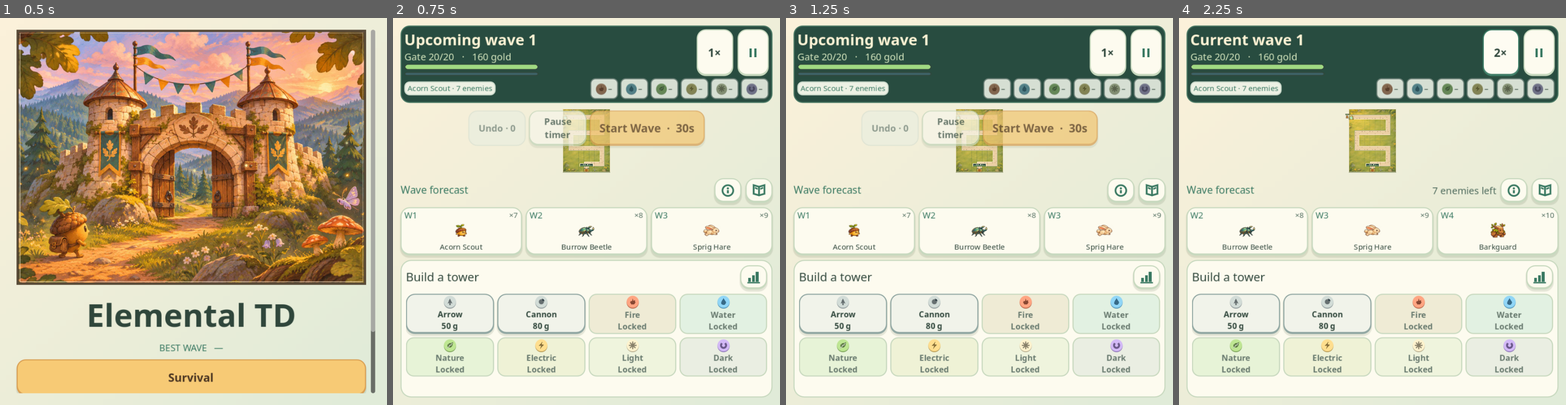
Above: before the commit, frames 1-4 (left to right).
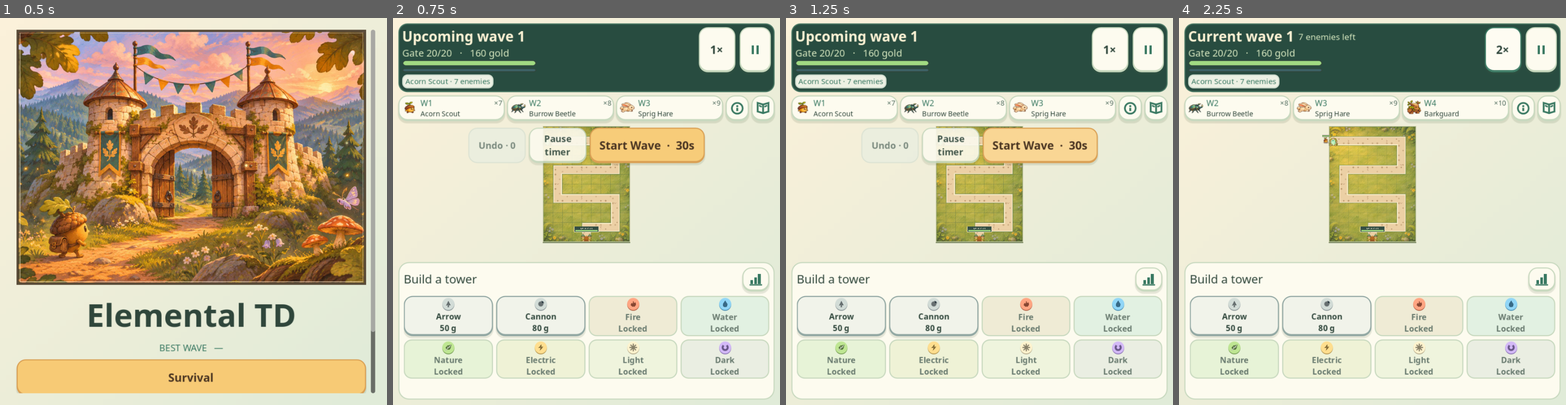
Above: after the commit, the same moments.

Repository: Fiskerik/fusionTD
Game: Godot game, scene res://scenes/main_menu.tscn
Same seed, same stepped clock (60 frames per second), same inputs: the game is played once before the commit and once after it.
Inputs:
- Up to frame 1 (0.5 s): no input
- Up to frame 2 (0.75 s): click "Survival" at 0.5 s
- Up to frame 3 (1.25 s): no input
- Up to frame 4 (2.25 s): click "Start Wave · 30s" at 1.25 s; click "1×" at 2 s

Frame 1 is identical in both runs. In frame 2, 28% of the frame differs, in the area x 1-99%, y 1-99%; in frame 3, 28%; in frame 4, 26%.

Commit message:
Compact upcoming wave cards and polish mobile HUD

Diff:
--- a/data/strings_en.json
+++ b/data/strings_en.json
@@ -138,7 +138,6 @@
   "entrance": "ENTRANCE",
   "gate": "GREENMARCH GATE",
   "gate_meter": "GATE %d/%d",
-  "next_waves": "Wave forecast",
   "status_help": "Status effects",
   "legend": "Legend",
   "legend_towers": "Towers",
--- a/scripts/ui/game_screen.gd
+++ b/scripts/ui/game_screen.gd
@@ -21,6 +21,7 @@
 var inspector_scroll: ScrollContainer
 var inspector_portrait: UIKit.TowerPortrait
 var tower_metrics: Label
+var tower_stats: HFlowContainer
 var tower_composition: HBoxContainer
 var tower_effects: HBoxContainer
 var tower_history: Label
@@ -125,8 +126,8 @@
 	overlay_type = ""
 	overview = null
 	UIKit.screen_background(self)
-	var margin: MarginContainer = UIKit.screen_margin(self, 14)
-	var stack: VBoxContainer = UIKit.column(8)
+	var margin: MarginContainer = UIKit.screen_margin(self, 10)
+	var stack: VBoxContainer = UIKit.column(6)
 	margin.add_child(stack)
 	var hud := PanelContainer.new()
 	hud.add_theme_stylebox_override("panel", UIKit.style(Color("#284c40"), Color("#487763"), 16, 7))
@@ -138,8 +139,12 @@
 	var heading: VBoxContainer = UIKit.column(0)
 	heading.size_flags_horizontal = Control.SIZE_EXPAND_FILL
 	header.add_child(heading)
-	wave_label = UIKit.label("", 28, Color("#fff4d6"))
-	heading.add_child(wave_label)
+	var wave_heading: HBoxContainer = UIKit.row(8)
+	heading.add_child(wave_heading)
+	wave_label = UIKit.label("", 26, Color("#fff4d6"))
+	wave_heading.add_child(wave_label)
+	combat_status = UIKit.label("", 16, Color("#d6e7bf"))
+	wave_heading.add_child(combat_status)
 	stats = UIKit.label("", 18, Color("#d6e7bf"))
 	heading.add_child(stats)
 	var meters: VBoxContainer = UIKit.column(3)
@@ -181,6 +186,19 @@
 	element_status = UIKit.row(4)
 	ribbon.add_child(element_status)
 
+	var forecast: HBoxContainer = UIKit.row(5)
+	stack.add_child(forecast)
+	preview_row = UIKit.row(4)
+	preview_row.size_flags_horizontal = Control.SIZE_EXPAND_FILL
+	forecast.add_child(preview_row)
+	var status_help: Button = UIKit.icon_button("info", DataDB.text("status_help"), _show_status_help, 46)
+	status_help.custom_minimum_size.x = 43
+	forecast.add_child(status_help)
+	var legend_button: Button = UIKit.icon_button("book", DataDB.text("legend"), _open_legend, 46)
+	legend_button.custom_minimum_size.x = 43
+	legend_button.tooltip_text = "Tower overview"
+	forecast.add_child(legend_button)
+
 	var play_area := Control.new()
 	play_area.size_flags_vertical = Control.SIZE_EXPAND_FILL
 	play_area.mouse_filter = Control.MOUSE_FILTER_IGNORE
@@ -198,27 +216,16 @@
 	play.add_child(field)
 	field.gate_on_top = bool(profile.get("gate_on_top", false))
 
-	var dock: VBoxContainer = UIKit.column(8)
+	var dock: VBoxContainer = UIKit.column(4)
 	if wide:
 		dock.custom_minimum_size.x = clampf(size.x * .33, 365, 520)
 		dock.alignment = BoxContainer.ALIGNMENT_CENTER
 	play.add_child(dock)
-	var forecast_heading: HBoxContainer = UIKit.row(8)
-	dock.add_child(forecast_heading)
-	status = UIKit.label("", 19, UIKit.MINT)
-	status.custom_minimum_size.y = 29
+	status = UIKit.label("", 16, UIKit.MINT)
+	status.custom_minimum_size.y = 20
 	status.size_flags_horizontal = Control.SIZE_EXPAND_FILL
 	status.text_overrun_behavior = TextServer.OVERRUN_TRIM_ELLIPSIS
-	forecast_heading.add_child(status)
-	combat_status = UIKit.label("", 18, UIKit.MUTED)
-	forecast_heading.add_child(combat_status)
-	var status_help: Button = UIKit.icon_button("info", DataDB.text("status_help"), _show_status_help, 46)
-	forecast_heading.add_child(status_help)
-	var legend_button: Button = UIKit.icon_button("book", DataDB.text("legend"), _open_legend, 46)
-	legend_button.tooltip_text = "Tower overview"
-	forecast_heading.add_child(legend_button)
-	preview_row = UIKit.row(7)
-	dock.add_child(preview_row)
+	dock.add_child(status)
 	inspector_panel = PanelContainer.new()
 	inspector_panel.add_theme_stylebox_override("panel", UIKit.style(UIKit.SURFACE, UIKit.BORDER, 19, 10))
 	inspector_panel.custom_minimum_size.y = 256
@@ -259,6 +266,9 @@
 	tower_metrics = UIKit.label("", 18, UIKit.MINT)
 	tower_metrics.text_overrun_behavior = TextServer.OVERRUN_TRIM_ELLIPSIS
 	inspector_content.add_child(tower_metrics)
+	tower_stats = HFlowContainer.new()
+	tower_stats.add_theme_constant_override("h_separation", 14)
+	inspector_content.add_child(tower_stats)
 	tower_effects = UIKit.row(4)
 	tower_effects.mouse_filter = Control.MOUSE_FILTER_STOP
 	inspector_content.add_child(tower_effects)
@@ -296,7 +306,6 @@
 
 	round_controls = UIKit.row(6)
 	round_controls.mouse_filter = Control.MOUSE_FILTER_IGNORE
-	round_controls.modulate.a = .70
 	play_area.add_child(round_controls)
 	round_controls.set_anchors_and_offsets_preset(Control.PRESET_CENTER_TOP)
 	round_controls.offset_left = -220
@@ -416,6 +425,7 @@
 	round_controls.visible = building
 	if building:
 		var undo: Button = UIKit.button(DataDB.text("undo") % sim.undo_stack.size(), _apply.bind({"type": "undo"}), false, 54)
+		undo.modulate.a = .84
 		undo.add_theme_font_size_override("font_size", 17)
 		undo.disabled = sim.undo_stack.is_empty()
 		undo.tooltip_text = sim.describe({"type": "undo"}).reason
@@ -423,6 +433,7 @@
 		var choose: bool = sim.state.selection_pending
 		if not choose and sim.state.trial.is_empty():
 			timer_button = UIKit.button("", _toggle_timer, false, 54)
+			timer_button.modulate.a = .90
 			timer_button.name = "WaveTimer"
 			timer_button.toggle_mode = true
 			timer_button.tooltip_text = "Hold the countdown while you build. Start Wave still works."
@@ -433,6 +444,11 @@
 		start_button = UIKit.button(DataDB.text(start_key), action, true, 54)
 		start_button.size_flags_stretch_ratio = 2.0
 		round_controls.add_child(start_button)
+		var style: StyleBoxFlat = start_button.get_theme_stylebox("normal")
+		var pulse: Tween = start_button.create_tween().set_loops()
+		pulse.tween_property(style, "bg_color", UIKit.GOLD.lerp(Color.WHITE, .24), .8).set_trans(Tween.TRANS_SINE)
+		pulse.tween_property(style, "bg_color", UIKit.GOLD, .8).set_trans(Tween.TRANS_SINE)
+		pulse.tween_interval(.5)
 		_update_countdown()
 	_update_hud(true)
 	_render_wave_heading()
@@ -462,7 +478,7 @@
 	var life_color: Color = UIKit.gate_fill(life_bar.value / life_bar.max_value)
 	if fill.bg_color != life_color:
 		fill.bg_color = life_color
-	status.text = DataDB.text("next_waves") if message.is_empty() else message
+	status.text = message
 	combat_status.visible = sim.state.phase == "wave"
 	if combat_status.visible:
 		var remaining: int = sim.state.mobs.size() + sim.state.spawn_queue.size()
@@ -494,22 +510,22 @@
 	UIKit.clear(element_status)
 	for element: String in DataDB.ELEMENTS:
 		var tier: int = int(sim.state.tiers[element])
+		if tier == 0:
+			continue
 		var button: Button = UIKit.button("", _select_legend_element.bind(element), false, 39)
 		button.name = "Tier" + element.capitalize()
 		button.custom_minimum_size.x = 52
 		button.size_flags_horizontal = Control.SIZE_FILL
-		var tint: Color = Glyphs.hue(element) if tier > 0 else Color("#8eaa9e")
+		var tint: Color = Glyphs.hue(element)
 		button.add_theme_stylebox_override("normal", UIKit.style(tint.lerp(UIKit.SURFACE, .65), tint.darkened(.26), 9, 3))
-		button.tooltip_text = "%s · %s" % [element.capitalize(), "Locked" if tier == 0 else "Tier " + TowerRules.roman(tier)]
+		button.tooltip_text = "%s · Tier %s" % [element.capitalize(), TowerRules.roman(tier)]
 		var content: HBoxContainer = UIKit.row(2)
 		content.set_anchors_and_offsets_preset(Control.PRESET_FULL_RECT)
 		content.alignment = BoxContainer.ALIGNMENT_CENTER
 		content.mouse_filter = Control.MOUSE_FILTER_IGNORE
 		var badge: Control = UIKit.badge(element, 21)
-		if tier == 0:
-			badge.modulate = Color("#81968aaa")
 		content.add_child(badge)
-		content.add_child(UIKit.label("–" if tier == 0 else TowerRules.roman(tier), 15, UIKit.INK))
+		content.add_child(UIKit.label(TowerRules.roman(tier), 15, UIKit.INK))
 		button.add_child(content)
 		element_status.add_child(button)
 
@@ -562,10 +578,10 @@
 	var bonus: bool = not sim.state.trial.is_empty()
 	if bonus:
 		var chip: Button = UIKit.button(DataDB.text("bonus_chip") % TowerRules.roman(sim.state.trial.tier),
-			_show_preview.bind(int(sim.state.wave), true), false, 74)
-		chip.add_theme_font_size_override("font_size", 18)
+			_show_preview.bind(int(sim.state.wave), true), false, 48)
+		chip.add_theme_font_size_override("font_size", 16)
 		UIKit.element_button(chip, sim.state.trial.element)
-		UIKit.forecast_icons(chip, PackedStringArray([sim.state.trial.element]))
+		chip.tooltip_text = StatusInfo.enemy_name(sim.preview(int(sim.state.wave)).spirit)
 		preview_row.add_child(chip)
 	var first: int = int(sim.state.wave) + (1 if sim.state.phase == "wave" and not bonus else 0)
 	for wave: int in range(first, first + (2 if bonus else 3)):
@@ -581,7 +597,7 @@
 			if group.props.has("phasing") and not icons.has("phasing"):
 				icons.append("phasing")
 				descriptions.append(StatusInfo.title("phasing"))
-		var chip: Button = UIKit.button("", _show_preview.bind(wave), false, 90)
+		var chip: Button = UIKit.button("", _show_preview.bind(wave), false, 48)
 		UIKit.creature_forecast(chip, preview.groups[0], wave, total, icons, preview.bosses)
 		if not descriptions.is_empty():
 			chip.tooltip_text += " · " + " / ".join(descriptions)
@@ -591,6 +607,8 @@
 	inspector_scroll.scroll_vertical = 0
 	UIKit.clear(site_actions)
 	UIKit.clear(tower_composition)
+	UIKit.clear(tower_stats)
+	tower_stats.hide()
 	UIKit.clear(tower_effects)
 	UIKit.clear(tower_comparison)
 	tower_comparison.hide()
@@ -614,7 +632,7 @@
 		upgrade_slot = ""
 	detail_button.tooltip_text = "Tower details"
 	detail_button.visible = not tower.is_empty()
-	tower_metrics.visible = not tower.is_empty()
+	tower_metrics.hide()
 	tower_effects.visible = not tower.is_empty()
 	if tower.is_empty():
 		if not catalog_build.is_empty():
@@ -633,7 +651,8 @@
 		var tier: int = TowerRules.infusion_tier(tower.level, sim.state.tiers[tower.infusion])
 		tower_composition.add_child(UIKit.label(TowerRules.roman(tier), 15, UIKit.MUTED))
 	tower_composition.show()
-	tower_metrics.text = TowerInspector.metrics(tower, sim.spirit_victories())
+	TowerInspector.fill_metrics(tower_stats, tower, sim.spirit_victories())
+	tower_stats.show()
 	tower_history.show()
 	_update_tower_history()
 	_add_tower_effects(tower_effects, tower)
@@ -644,7 +663,9 @@
 		upgrade_slot = ""
 	_render_tower_toolbar(tower, upgrade, quote)
 	if not move_origin.is_empty():
+		tower_stats.hide()
 		tower_metrics.text = "Tap a highlighted tile · %d gold" % Economy.move_fee(tower.invested)
+		tower_metrics.show()
 		site_actions.hide()
 		return
 	if not upgrade_slot.is_empty():
@@ -1368,7 +1389,9 @@
 	body.add_child(UIKit.composition(tower, 29))
 	body.add_child(UIKit.label(TowerInspector.history(tower), 17, UIKit.MINT, true))
 	var profile_data: Dictionary = TowerRules.trait_profile(tower, sim.state.tiers)
-	body.add_child(UIKit.label(TowerInspector.metrics(tower, sim.spirit_victories()), 20, UIKit.MINT, true))
+	var stat_row := HFlowContainer.new()
+	body.add_child(stat_row)
+	TowerInspector.fill_metrics(stat_row, tower, sim.spirit_victories(), 20, UIKit.MINT, true)
 	var boost: float = TowerRules.spirit_multiplier(tower, sim.spirit_victories()) - 1.0
 	if boost > 0.0:
 		body.add_child(UIKit.label("Spirit victories   ·   +%s damage" % TowerInspector.percent(boost), 17, UIKit.UPGRADE))
@@ -1401,6 +1424,7 @@
 
 func _render_upgrade(tower: Dictionary) -> void:
 	tower_metrics.hide()
+	tower_stats.hide()
 	tower_effects.hide()
 	tower_composition.hide()
 	tower_history.hide()
@@ -1437,16 +1461,9 @@
 		column.add_child(UIKit.portrait(tower, 44))
 		column.add_child(UIKit.composition(tower, 20, false))
 
-	var profile_data: Dictionary = TowerRules.attack_profile(tower, sim.spirit_victories())
-	var reach: String = DataDB.text("whole_map") if is_inf(float(profile_data.range)) else TowerInspector.number(profile_data.range)
-	var damage: String = "Dmg %s   ·   %s/s" % [TowerInspector.number(profile_data.damage), TowerInspector.number(profile_data.rate)]
-	if float(profile_data.rate) == 0.0:
-		damage = "Support aura"
-	column.add_child(UIKit.label(damage, font_size, heading, true))
-	var coverage: String = "Range " + reach
-	if float(profile_data.splash) > 0.0:
-		coverage += "   ·   Splash " + TowerInspector.number(profile_data.splash)
-	column.add_child(UIKit.label(coverage, font_size, UIKit.MUTED, true))
+	var stat_row := HFlowContainer.new()
+	column.add_child(stat_row)
+	TowerInspector.fill_metrics(stat_row, tower, sim.spirit_victories(), font_size, heading, true)
 	if fusion:
 		var profile_traits: Dictionary = TowerRules.trait_profile(tower, sim.state.tiers)
 		column.add_child(UIKit.label(TowerInspector.damage_type(tower, profile_traits), font_size, UIKit.MINT, true))
--- a/scripts/ui/tower_inspector.gd
+++ b/scripts/ui/tower_inspector.gd
@@ -1,12 +1,18 @@
 class_name TowerInspector
 extends RefCounted
 
-static func metrics(tower: Dictionary, victories: Dictionary = {}) -> String:
+static func fill_metrics(row: Container, tower: Dictionary, victories: Dictionary, font_size: int = 17,
+		tint: Color = UIKit.MINT, show_splash: bool = false) -> void:
 	var attack: Dictionary = TowerRules.attack_profile(tower, victories)
-	if float(attack.rate) == 0.0:
-		return "Support · %s tile radius" % number(attack.range)
+	var attacking: bool = float(attack.rate) > 0.0
+	if attacking:
+		row.add_child(UIKit.stat_value("damage", number(attack.damage), "Damage per hit", font_size, tint))
 	var reach: String = DataDB.text("whole_map") if is_inf(float(attack.range)) else number(attack.range)
-	return "DMG %s     RANGE %s     %s shots/s" % [number(attack.damage), reach, number(attack.rate)]
+	row.add_child(UIKit.stat_value("range", reach, "Attack range in tiles" if attacking else "Support radius in tiles", font_size, tint))
+	if attacking:
+		row.add_child(UIKit.stat_value("speed", "%s/s" % number(attack.rate), "Attacks per second", font_size, tint))
+	if show_splash and float(attack.splash) > 0.0:
+		row.add_child(UIKit.stat_value("splash", number(attack.splash), "Splash radius in tiles", font_size, tint))
 
 static func damage_type(tower: Dictionary, traits: Dictionary) -> String:
 	if traits.has("adaptive"):
--- a/scripts/ui/tower_overview.gd
+++ b/scripts/ui/tower_overview.gd
@@ -246,7 +246,9 @@
 		var rank_requirement: String = TowerRules.rank_requirement(tower, rank, sim.state.tiers)
 		if rank > 1 and not rank_requirement.is_empty():
 			details.add_child(UIKit.label(rank_requirement, 15, UIKit.WARN, true))
-	details.add_child(UIKit.label(TowerInspector.metrics(tower, sim.spirit_victories()), 16, UIKit.INK, true))
+	var stat_row := HFlowContainer.new()
+	details.add_child(stat_row)
+	TowerInspector.fill_metrics(stat_row, tower, sim.spirit_victories(), 16, UIKit.INK, true)
 	var all_tiers: Dictionary = sim.state.tiers.duplicate()
 	for id: String in DataDB.ELEMENTS:
 		all_tiers[id] = 3
--- a/scripts/ui/ui_kit.gd
+++ b/scripts/ui/ui_kit.gd
@@ -68,7 +68,25 @@
 	func _draw() -> void:
 		var p: Vector2 = size * .5
 		var ink: Color = UIKit.MINT
-		if kind == "pause":
+		if kind == "damage":
+			var blade := PackedVector2Array([p + Vector2(-3, 1), p + Vector2(3, -6),
+				p + Vector2(8, -8), p + Vector2(6, -3), p + Vector2(0, 4)])
+			draw_colored_polygon(blade, ink)
+			draw_line(p + Vector2(-6, -1), p + Vector2(2, 7), ink, 1.7, true)
+			draw_line(p + Vector2(-3, 4), p + Vector2(-7, 8), ink, 2, true)
+		elif kind == "range":
+			draw_arc(p, 6.2, 0, TAU, 22, ink, 1.5, true)
+			for axis: Vector2 in [Vector2.UP, Vector2.DOWN, Vector2.LEFT, Vector2.RIGHT]:
+				draw_line(p + axis * 4.5, p + axis * 8.2, ink, 1.5, true)
+			draw_circle(p, 1.3, ink, true, -1, true)
+		elif kind == "speed":
+			draw_arc(p + Vector2(0, 1), 6.1, 0, TAU, 24, ink, 1.5, true)
+			draw_line(p + Vector2(-2.3, -7.3), p + Vector2(2.3, -7.3), ink, 1.6, true)
+			draw_line(p + Vector2(0, 1), p + Vector2(2.7, -2), ink, 1.5, true)
+		elif kind == "splash":
+			for radius: float in [3.2, 6.0, 8.4]:
+				draw_arc(p + Vector2(0, 4), radius, PI * 1.14, PI * 1.86, 12, ink, 1.4, true)
+		elif kind == "pause":
 			for x: float in [-5.0, 4.0]:
 				draw_rect(Rect2(p + Vector2(x - 1.5,-8), Vector2(4,16)), ink)
 		elif kind == "info":
@@ -86,6 +104,20 @@
 				ink, 2.0, true)
 			for side: float in [-1.0, 1.0]:
 				draw_line(p + Vector2(side * 3,-3), p + Vector2(side * 7,-5), ink, 1.5, true)
+
+static func stat_value(kind: String, value: String, hint: String, font_size: int, tint: Color) -> HBoxContainer:
+	var item: HBoxContainer = row(3)
+	item.name = kind.capitalize()
+	item.tooltip_text = hint
+	var icon := UtilityIcon.new()
+	icon.kind = kind
+	icon.custom_minimum_size = Vector2(19, 19)
+	icon.mouse_filter = Control.MOUSE_FILTER_IGNORE
+	item.add_child(icon)
+	var amount: Label = label(value, font_size, tint)
+	amount.name = "Value"
+	item.add_child(amount)
+	return item
 
 static func icon_button(kind: String, hint: String, callback: Callable, height: int = 45) -> Button:
 	var control: Button = button("", callback, false, height)
@@ -240,37 +272,34 @@
 	return result
 
 static func creature_forecast(button: Button, group: Dictionary, wave: int, total: int, icons: PackedStringArray, bosses: Array) -> void:
-	var card := VBoxContainer.new()
+	var card: HBoxContainer = row(3)
 	card.mouse_filter = Control.MOUSE_FILTER_IGNORE
 	card.set_anchors_and_offsets_preset(Control.PRESET_FULL_RECT)
-	card.offset_left = 7
-	card.offset_right = -7
+	card.offset_left = 5
+	card.offset_right = -5
 	card.offset_top = 4
-	card.offset_bottom = -6
-	card.add_theme_constant_override("separation", 1)
+	card.offset_bottom = -4
 	button.add_child(card)
-	var head: HBoxContainer = row(2)
-	head.mouse_filter = Control.MOUSE_FILTER_IGNORE
-	card.add_child(head)
-	var wave_text: Label = label("W%d" % wave, 16, MINT if bosses.is_empty() else WARN)
-	wave_text.size_flags_horizontal = Control.SIZE_EXPAND_FILL
-	head.add_child(wave_text)
-	head.add_child(label("×%d" % total, 14, MUTED))
-	var body := Control.new()
-	body.mouse_filter = Control.MOUSE_FILTER_IGNORE
-	body.size_flags_vertical = Control.SIZE_EXPAND_FILL
-	card.add_child(body)
 	var pet := ForecastPortrait.new()
 	pet.enemy = group if bosses.is_empty() else bosses[0]
 	pet.texture_filter = CanvasItem.TEXTURE_FILTER_LINEAR_WITH_MIPMAPS
 	pet.mouse_filter = Control.MOUSE_FILTER_IGNORE
-	pet.set_anchors_and_offsets_preset(Control.PRESET_FULL_RECT)
-	body.add_child(pet)
-	var badges: VBoxContainer = column(1)
-	badges.mouse_filter = Control.MOUSE_FILTER_IGNORE
-	body.add_child(badges)
+	pet.custom_minimum_size = Vector2(33, 0)
+	card.add_child(pet)
+	var details: VBoxContainer = column(1)
+	details.mouse_filter = Control.MOUSE_FILTER_IGNORE
+	details.size_flags_horizontal = Control.SIZE_EXPAND_FILL
+	details.alignment = BoxContainer.ALIGNMENT_CENTER
+	card.add_child(details)
+	var head: HBoxContainer = row(2)
+	head.mouse_filter = Control.MOUSE_FILTER_IGNORE
+	details.add_child(head)
+	var wave_text: Label = label("W%d" % wave, 15, MINT if bosses.is_empty() else WARN)
+	wave_text.size_flags_horizontal = Control.SIZE_EXPAND_FILL
+	head.add_child(wave_text)
 	for element: String in icons:
-		badges.add_child(badge(element, 13))
+		head.add_child(badge(element, 12))
+	head.add_child(label("×%d" % total, 13, MUTED))
 	var title: String = StatusInfo.enemy_name(pet.enemy)
 	var description: String = title
 	if bosses.size() == 1:
@@ -281,35 +310,10 @@
 		for boss: Dictionary in bosses:
 			names.append(StatusInfo.enemy_name(boss))
 		description = " / ".join(names)
-	var caption: Label = label(title, 14, INK)
-	caption.horizontal_alignment = HORIZONTAL_ALIGNMENT_CENTER
+	var caption: Label = label(title, 13, INK)
 	caption.text_overrun_behavior = TextServer.OVERRUN_TRIM_ELLIPSIS
-	card.add_child(caption)
+	details.add_child(caption)
 	button.tooltip_text = "Wave %d · %s · %d enemies" % [wave, description, total]
-
-static func forecast_icons(button: Button, icons: PackedStringArray) -> void:
-	if icons.is_empty():
-		return
-	for state: String in ["normal", "hover", "pressed"]:
-		var box: StyleBoxFlat = button.get_theme_stylebox(state).duplicate()
-		box.content_margin_bottom = 29.0
-		box.content_margin_top = 4.0
-		button.add_theme_stylebox_override(state, box)
-	var badges: HBoxContainer = row(2)
-	badges.mouse_filter = Control.MOUSE_FILTER_IGNORE
-	badges.set_anchors_and_offsets_preset(Control.PRESET_CENTER_BOTTOM)
-	var width: float = float(icons.size() * 25 + (icons.size() - 1) * 2)
-	badges.offset_left = -width * .5
-	badges.offset_right = width * .5
-	badges.offset_top = -29
-	badges.offset_bottom = -5
-	for icon: String in icons:
-		var badge := ElementBadge.new()
-		badge.element = icon
-		badge.custom_minimum_size = Vector2(25, 24)
-		badge.mouse_filter = Control.MOUSE_FILTER_IGNORE
-		badges.add_child(badge)
-	button.add_child(badges)
 
 static func gate_fill(ratio: float) -> Color:
 	if ratio <= .25:
--- a/tests/test_ui.gd
+++ b/tests/test_ui.gd
@@ -51,7 +51,9 @@
 	await runner.process_frame
 	check(not game.wide)
 	check(game.round_controls.visible)
-	near(game.round_controls.modulate.a, .70)
+	near(game.start_button.modulate.a * game.round_controls.modulate.a, 1.0)
+	check(game.preview_row.get_global_rect().end.y <= game.field.get_global_rect().position.y)
+	check(game.preview_row.size.y <= 54)
 	var build_board: Rect2 = game.field.get_global_rect()
 	game._site_pressed("s1")
 	game._apply({"type": "build", "slot": "s1", "kind": "arrow"})
@@ -69,7 +71,9 @@
 	check(game.combat_status.size.x > 80, "The combat header uses available width")
 	check(not game.sim.state.mobs.is_empty(), "Live enemies are present in the visible battlefield")
 	check(game.field.aim_by_slot.has("s1"), "Tower aims at an enemy it fired at")
-	check(game.tower_metrics.text.contains("DMG 13") and game.tower_metrics.text.contains("RANGE 3.7"))
+	equal(game.tower_stats.get_node("Damage/Value").text, "13")
+	equal(game.tower_stats.get_node("Range/Value").text, "3.7")
+	equal(game.tower_stats.get_node("Speed/Value").text, "1.2/s")
 	var battlefield_rect: Rect2 = game.field.get_global_rect()
 	var gold_before: int = game.sim.state.gold
 	var original_button: Rect2 = game.upgrade_button.get_global_rect()
@@ -86,9 +90,9 @@
 	for label: Label in game.tower_comparison.find_children("*", "Label", true, false):
 		panel_text.append(label.text)
 	check("Current · Lv 1" in panel_text and "After upgrade · Lv 2" in panel_text)
-	check("Dmg 13" in " ".join(panel_text))
+	check(is_instance_valid(game.tower_comparison.find_child("Damage", true, false)))
 	game._apply({"type": "upgrade", "slot": "s1"})
-	check(game.tower_metrics.text.contains("DMG 20.8"), "The inspector updates after a live upgrade")
+	equal(game.tower_stats.get_node("Damage/Value").text, "20.8", "The inspector updates after a live upgrade")
 	game._site_pressed("s2")
 	check(game.site_actions.get_child_count() > 0, "Build buttons appear on an open tile during combat")
 	await runner.process_frame
@@ -233,9 +237,14 @@
 	check(StatusInfo.description("phasing").contains("2 seconds every 5 seconds"))
 	game._open_legend()
 	equal(game.overlay_type, "legend")
+	equal(game.element_status.get_child_count(), 0, "Locked elements stay out of the HUD")
+	game.sim.state.tiers.fire = 1
+	game.sim.state.tiers.nature = 2
+	game._render_element_status()
+	equal(game.element_status.get_child_count(), 2)
 	for element: String in DataDB.ELEMENTS:
 		check(is_instance_valid(game.overlay.find_child("Overview" + element.capitalize(), true, false)))
-		check(is_instance_valid(game.element_status.find_child("Tier" + element.capitalize(), true, false)))
+		equal(is_instance_valid(game.element_status.find_child("Tier" + element.capitalize(), true, false)), element in ["fire", "nature"])
 	game._select_legend_element("light")
 	var titles := PackedStringArray()
 	for entry: Button in game.overview.gallery.find_children("*", "Button", true, false):
